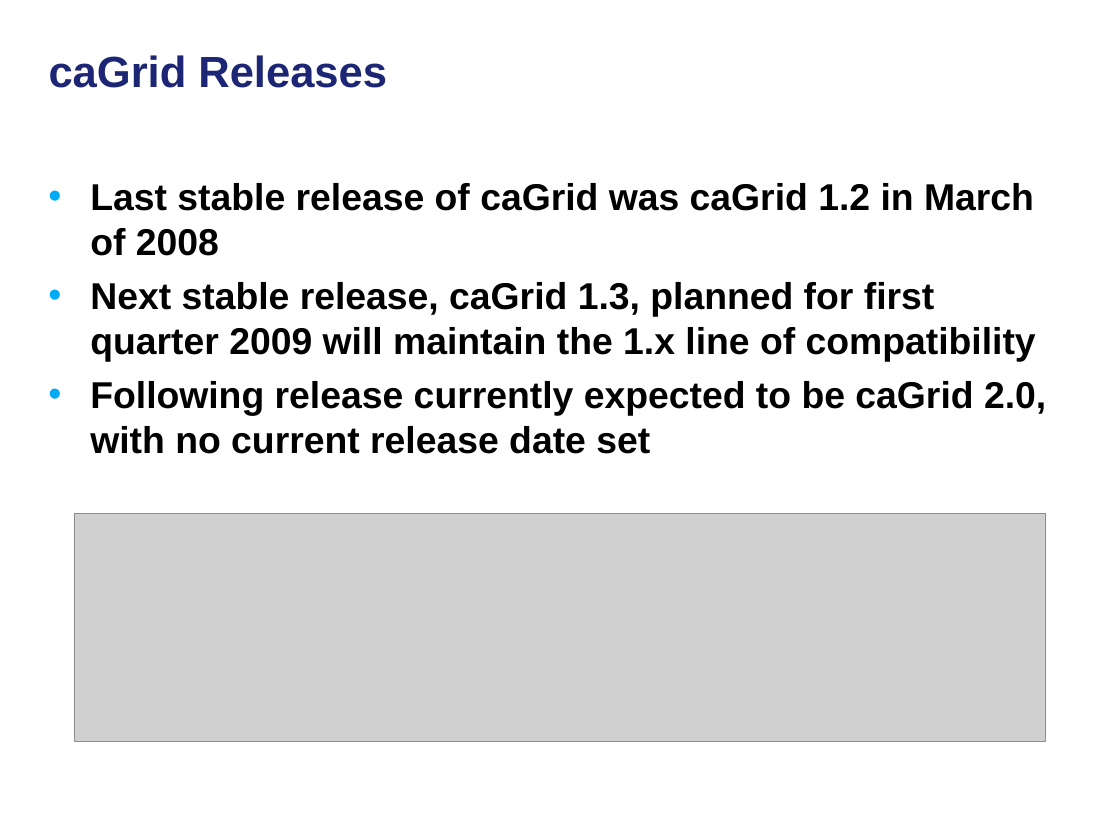
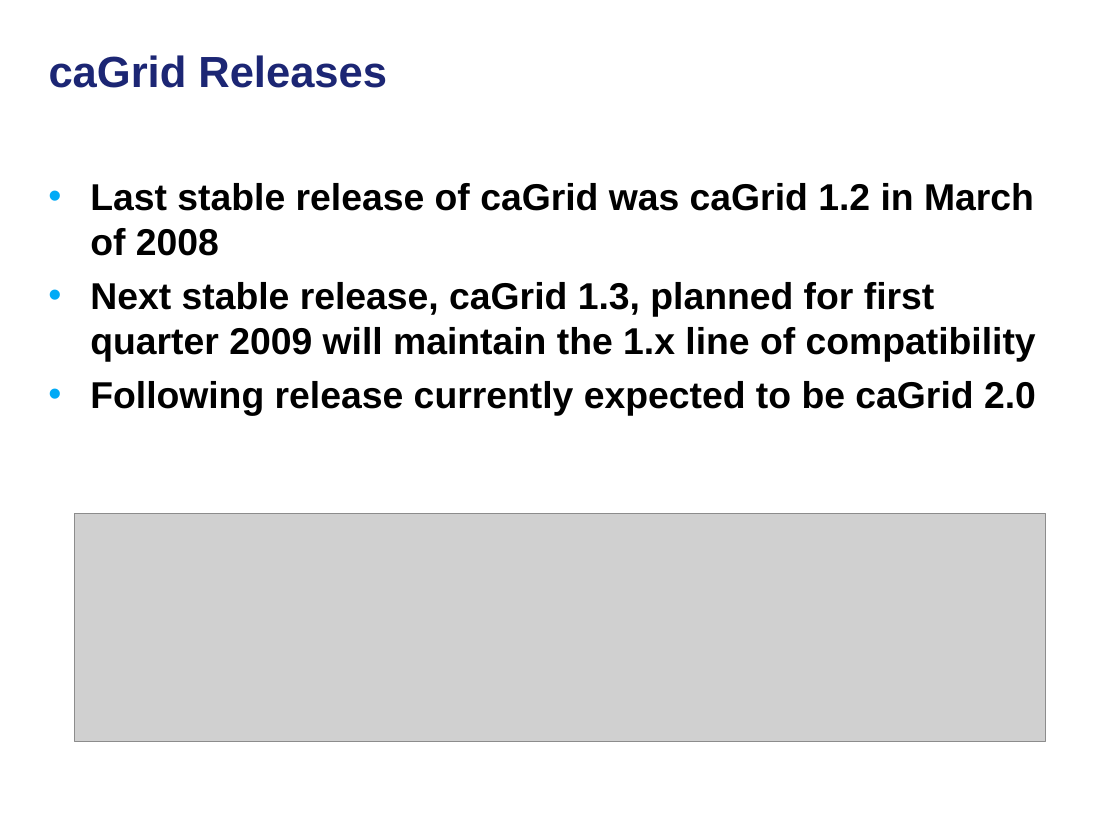
Before and after one commit to NCIP/cagrid-docs, a slide deck: slide 4 of presentations/200810_VCDE_ARCH/20081028_Arch_VCDE_caGrid_Future.ppt. Drawn at 1120x840 pixels with LibreOffice and Linux fonts; fonts in the diff are those of the drawing; grey boxes stand for pictures; background and template pictures are left out. Boxes give left, top, right and bottom in pixels: in the first picture for what was removed or moved away, otherwise in the second. Text is boxed around its words. In the diff, an @@ line names an element or a change of style, - is before the commit and + after.

```diff
--- a/presentations/200810_VCDE_ARCH/20081028_Arch_VCDE_caGrid_Future.ppt
+++ b/presentations/200810_VCDE_ARCH/20081028_Arch_VCDE_caGrid_Future.ppt
@@ text at [90,381,1036,416]: text changed @@
-• Following release currently expected to be caGrid 2.0, with no current release date set
+• Following release currently expected to be caGrid 2.0
```
Also in this commit, not shown: 3 other slides changed, 1 slide added.
